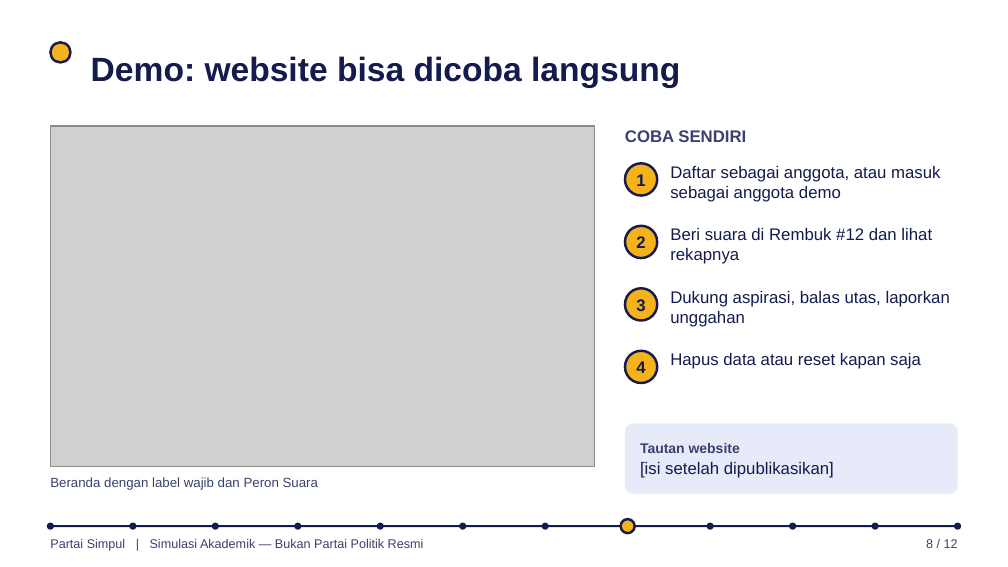
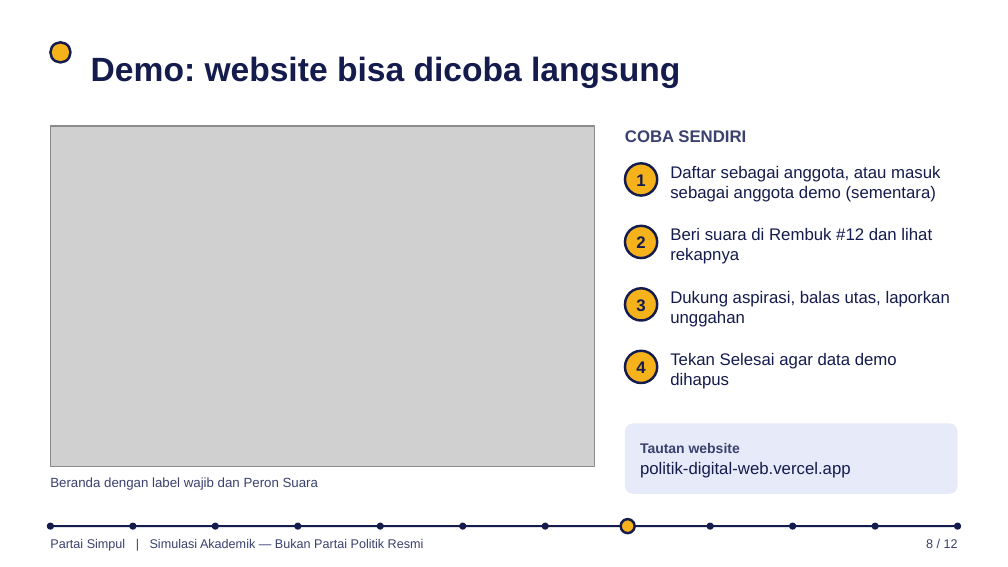
Before and after one commit to yantoww/landing-page-hakem, a slide deck: slide 8 of deliverables/slides/Presentasi-Partai-Simpul.pptx. Drawn at 1008x567 pixels with LibreOffice and Linux fonts; fonts in the diff are those of the drawing; grey boxes stand for pictures. Boxes give left, top, right and bottom in pixels: in the first picture for what was removed or moved away, otherwise in the second. Text is boxed around its words. In the diff, an @@ line names an element or a change of style, - is before the commit and + after.

```diff
--- a/deliverables/slides/Presentasi-Partai-Simpul.pptx
+++ b/deliverables/slides/Presentasi-Partai-Simpul.pptx
@@ text at <box>670,166,940,202</box>: text changed @@
-Daftar sebagai anggota, atau masuk sebagai anggota demo
+Daftar sebagai anggota, atau masuk sebagai anggota demo (sementara)
@@ text at <box>670,353,897,389</box>: text changed @@
-Hapus data atau reset kapan saja
+Tekan Selesai agar data demo dihapus
@@ text at <box>640,462,851,478</box>: text changed @@
-[isi setelah dipublikasikan]
+politik-digital-web.vercel.app
```
Also in this commit, not shown: 3 other slides changed, 29 other files.
